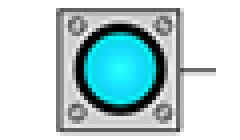
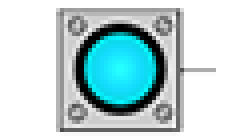
Comparing the layer stacks of the two 240x140 images. Changes:
painted on "Layer 4", masked it over [56, 8, 216, 136]
removed layer "Layer 3" over [56, 8, 216, 136]
hid "Background" over [56, 8, 216, 136]
